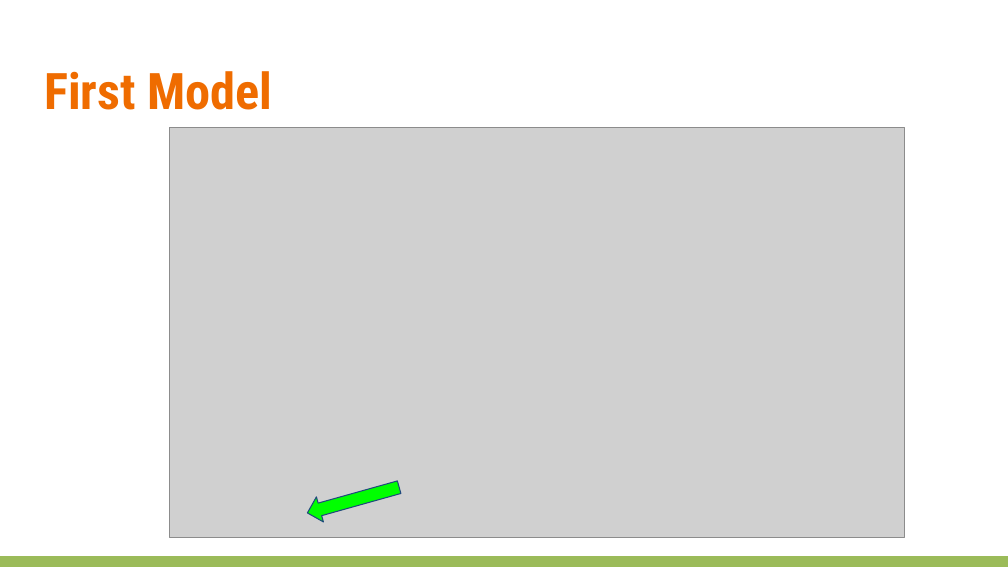
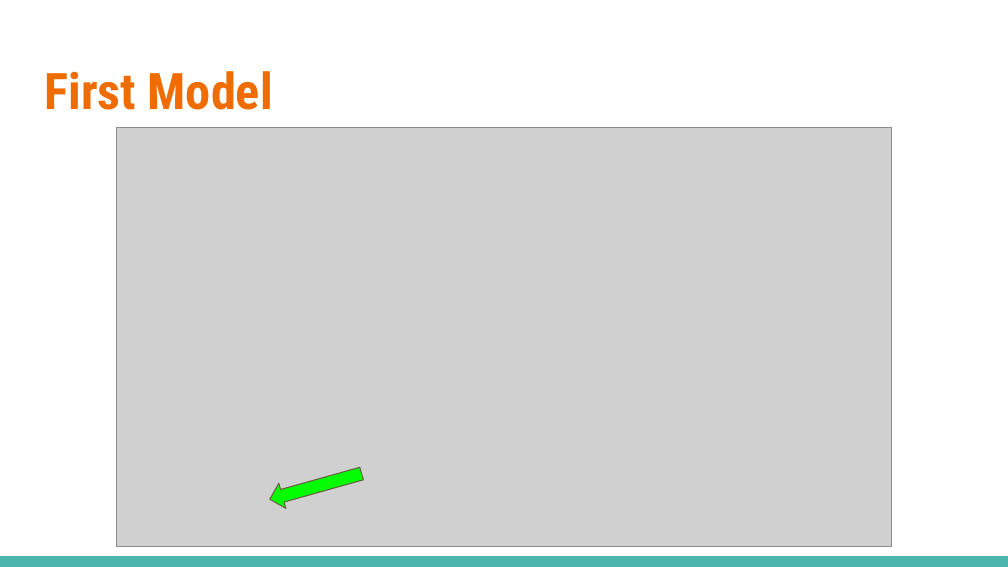
Before and after one commit to bluegrapes/DAT8Coursework, a slide deck: slide 20 of project2/What’s Cooking.pptx (slide 23 before the commit). Drawn at 1008x567 pixels with LibreOffice and Linux fonts; fonts in the diff are those of the drawing; grey boxes stand for pictures. Boxes give left, top, right and bottom in pixels: in the first picture for what was removed or moved away, otherwise in the second. Text is boxed around its words. In the diff, an @@ line names an element or a change of style, - is before the commit and + after.

```diff
--- a/project2/What’s Cooking.pptx
+++ b/project2/What’s Cooking.pptx
@@ picture resized from (x1=169, y1=127, x2=904, y2=537) to (x1=116, y1=127, x2=892, y2=547) @@
@@ left arrow moved from (x1=304, y1=474, x2=403, y2=526) to (x1=266, y1=461, x2=366, y2=512) @@
@@ left arrow at (x1=266, y1=461, x2=366, y2=512): outline #1F497D 0.74 pt to #695D46 0.75 pt @@
@@ rectangle at (x1=0, y1=556, x2=1008, y2=567): fill #9BBB59 to #4DB6AC @@
```
Also in this commit, not shown: 23 other slides changed, 3 slides added, 10 slides removed, 1 other file.
